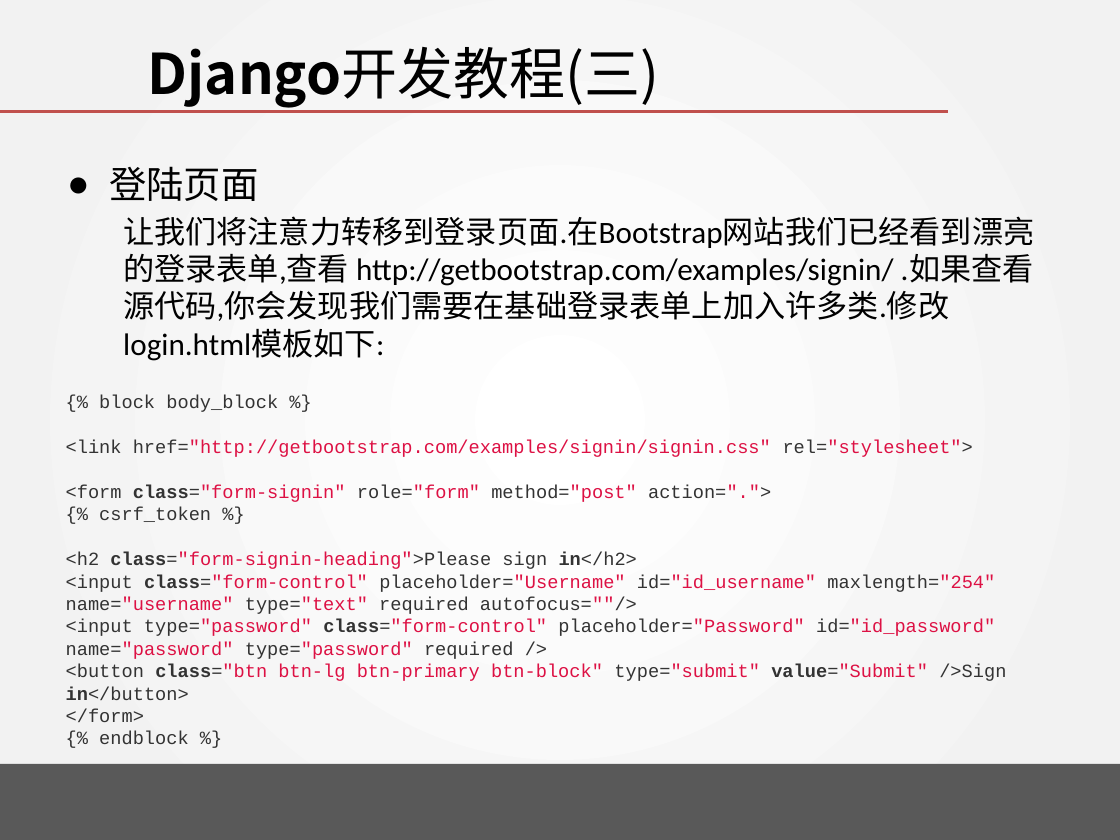
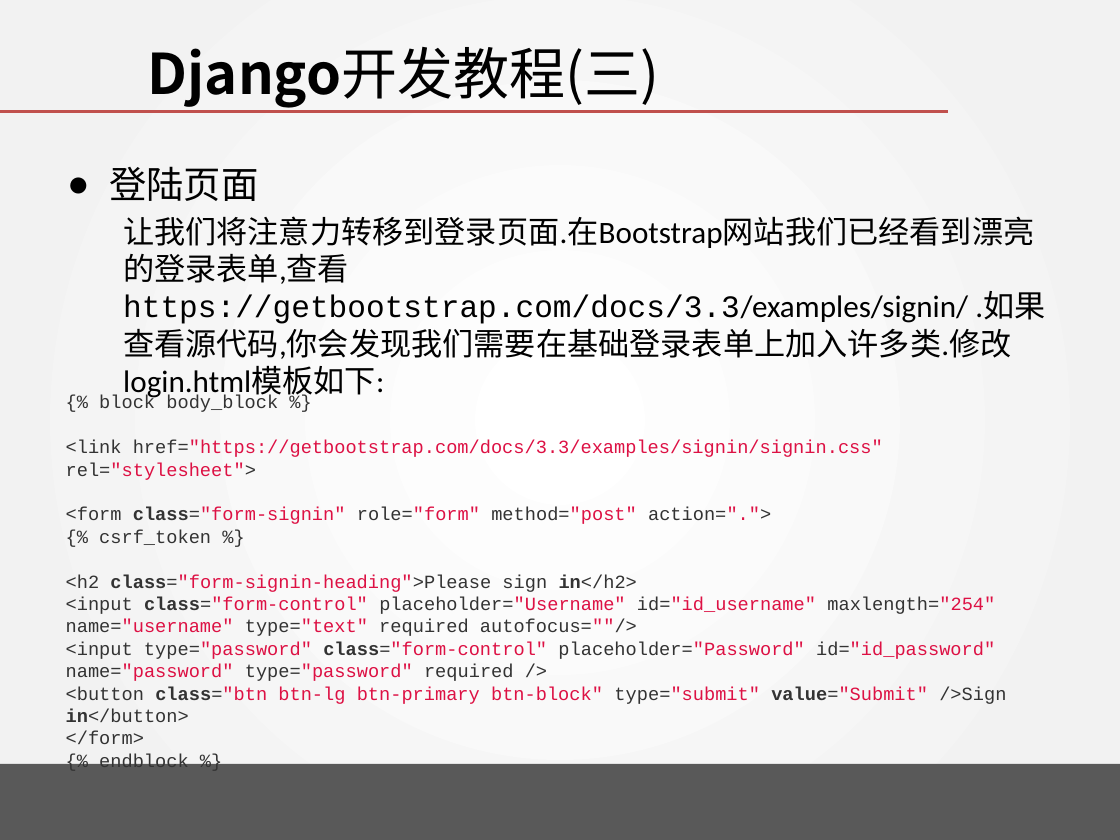
Before and after one commit to wangjin0818/Creative_Experiment_2018, a slide deck: slide 31 of week 06/Tango with Django - III.pptx. Drawn at 1120x840 pixels with LibreOffice and Linux fonts; fonts in the diff are those of the drawing; background and template pictures are left out. Boxes give left, top, right and bottom in pixels: in the first picture for what was removed or moved away, otherwise in the second. Text is boxed around its words. In the diff, an @@ line names an element or a change of style, - is before the commit and + after.

```diff
--- a/week 06/Tango with Django - III.pptx
+++ b/week 06/Tango with Django - III.pptx
@@ text at (123, 216, 1045, 400): text changed @@
-  让我们将注意力转移到登录页面.在Bootstrap网站我们已经看到漂亮的登录表单,查看 http://getbootstrap.com/examples/signin/ .如果查看源代码,你会发现我们需要在基础登录表单上加入许多类.修改login.html模板如下:
+  让我们将注意力转移到登录页面.在Bootstrap网站我们已经看到漂亮的登录表单,查看 https://getbootstrap.com/docs/3.3/examples/signin/ .如果查看源代码,你会发现我们需要在基础登录表单上加入许多类.修改login.html模板如下:
@@ text at (66, 440, 883, 480): text changed @@
-<link href="http://getbootstrap.com/examples/signin/signin.css" rel="stylesheet">
+<link href="https://getbootstrap.com/docs/3.3/examples/signin/signin.css" rel="stylesheet">
```
Also in this commit, not shown: 4 other slides changed.
